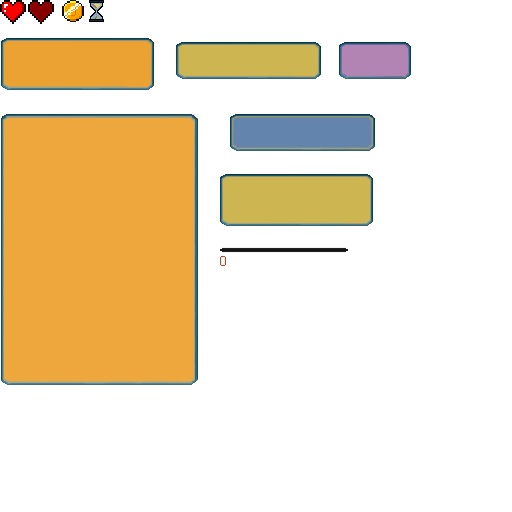
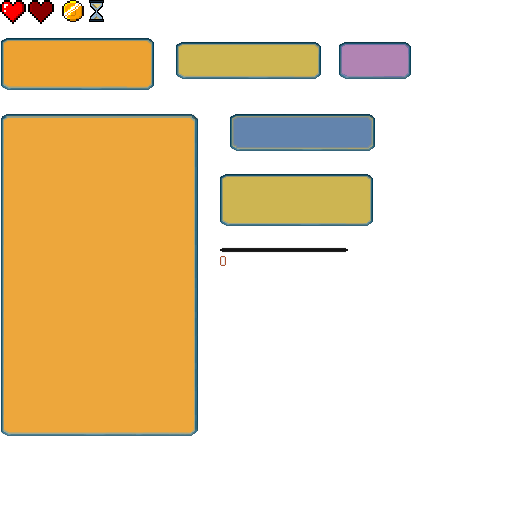
The second 512 × 512 image is a revision of the first. Changes to its layers:
renamed "Capa 0" to "Capa 3", painted on it over [1, 363, 198, 436]
